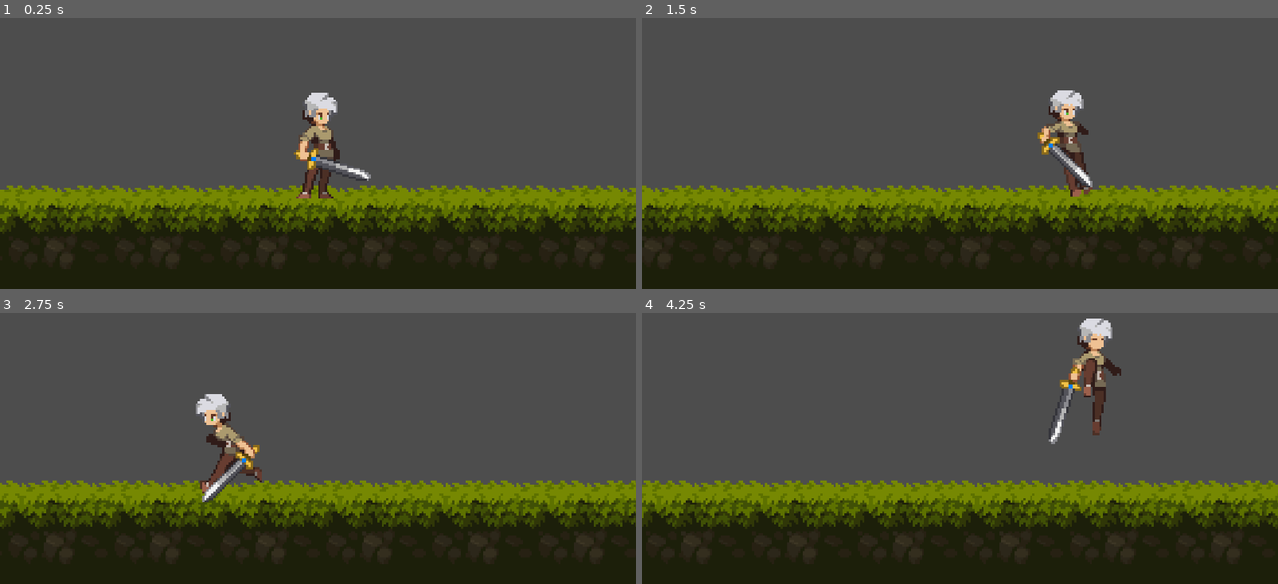
Above: before the commit, frames 1-4 (two rows, left to right).
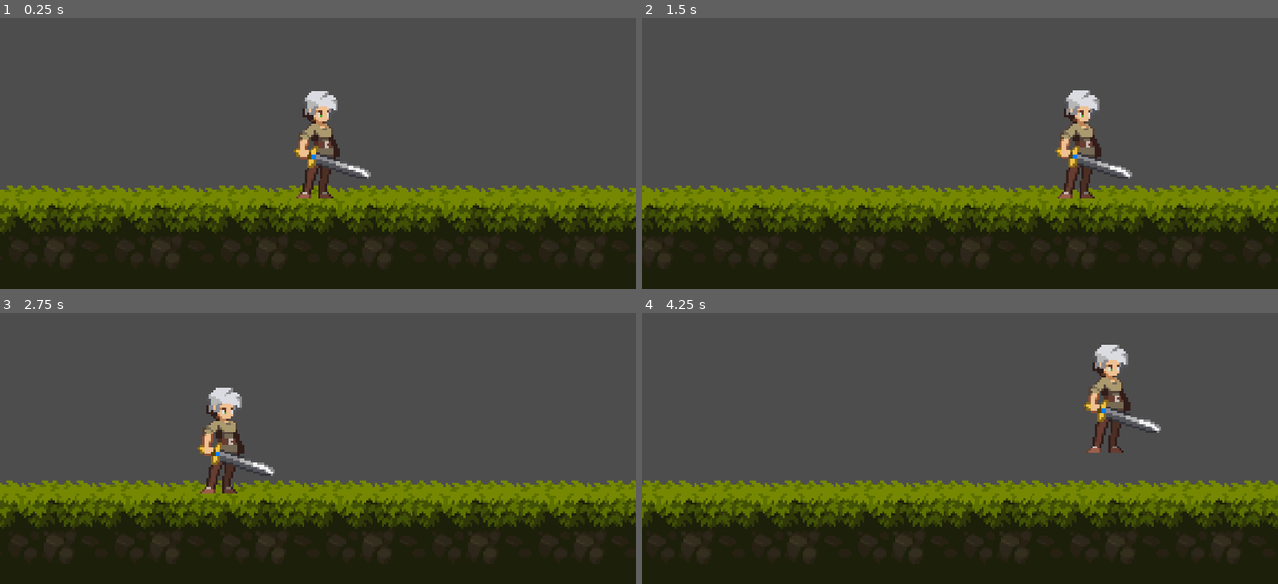
Above: after the commit, the same moments.

Repository: omkarshinde7613/Gloomwood-Gauntlet
Game: Godot game, scene res://levels/test_level.tscn
The game is run twice, just before and just after one commit, with the same random seed, the same clock (stepped at 60 frames per second) and the same inputs.
Inputs:
- Up to frame 1 (0.25 s): no input
- Up to frame 2 (1.5 s): tap Enter at 0.5 s; hold D (right) from 0.53 s (still down); tap Alt at 0.6 s; tap Space (jump) at 0.77 s; tap Shift at 1.35 s
- Up to frame 3 (2.75 s): tap Space (jump) at 1.52 s; release D (right) at 2.03 s; hold A (left) from 2.03 s (still down); tap Alt at 2.1 s
- Up to frame 4 (4.25 s): release A (left) at 2.78 s; hold D (right) from 2.78 s (still down); tap Shift at 2.85 s; tap Space (jump) at 3.02, 3.77 s; tap Alt at 3.6 s

The runs differ from the first frame. In frame 1, 0.9% of the frame differs, in the area x 46-59%, y 26-61%; in frame 2, 2.4%; in frame 3, 2.2%; in frame 4, 3.1%, in the area x 63-82%, y 2-52%.

Commit message:
working on state machine setup 2D platform Character

Diff:
--- a/Character/player.gd
+++ b/Character/player.gd
@@ -5,6 +5,8 @@
 @export var double_jump_velocity : float = -100
 
 @onready var animated_sprite : AnimatedSprite2D = $AnimatedSprite2D
+@onready var animation_tree : AnimationTree = $AnimationTree
+
 
 # Get the gravity from the project settings to be synced with RigidBody nodes.
 var gravity = ProjectSettings.get_setting("physics/2d/default_gravity")
@@ -12,6 +14,9 @@
 var animation_locked : bool = false
 var direction : Vector2 = Vector2.ZERO
 var was_in_air : bool = false
+
+func _ready():
+	animation_tree.active = true
 
 func _physics_process(delta):
 	# Add the gravity.
--- a/Character/player.tscn
+++ b/Character/player.tscn
@@ -296,10 +296,167 @@
 radius = 8.0
 height = 44.0
 
+[sub_resource type="Animation" id="Animation_tp31j"]
+resource_name = "idle"
+length = 0.4
+loop_mode = 1
+step = 0.1
+tracks/0/type = "value"
+tracks/0/imported = false
+tracks/0/enabled = true
+tracks/0/path = NodePath("Sprite2D:texture")
+tracks/0/interp = 1
+tracks/0/loop_wrap = true
+tracks/0/keys = {
+"times": PackedFloat32Array(0),
+"transitions": PackedFloat32Array(1),
+"update": 1,
+"values": [ExtResource("1_6ele1")]
+}
+tracks/1/type = "value"
+tracks/1/imported = false
+tracks/1/enabled = true
+tracks/1/path = NodePath("Sprite2D:hframes")
+tracks/1/interp = 1
+tracks/1/loop_wrap = true
+tracks/1/keys = {
+"times": PackedFloat32Array(0),
+"transitions": PackedFloat32Array(1),
+"update": 1,
+"values": [4]
+}
+tracks/2/type = "value"
+tracks/2/imported = false
+tracks/2/enabled = true
+tracks/2/path = NodePath("Sprite2D:frame")
+tracks/2/interp = 1
+tracks/2/loop_wrap = true
+tracks/2/keys = {
+"times": PackedFloat32Array(0, 0.1, 0.2, 0.3),
+"transitions": PackedFloat32Array(1, 1, 1, 1),
+"update": 1,
+"values": [0, 1, 2, 3]
+}
+
+[sub_resource type="Animation" id="Animation_cyipv"]
+length = 0.001
+tracks/0/type = "value"
+tracks/0/imported = false
+tracks/0/enabled = true
+tracks/0/path = NodePath("Sprite2D:texture")
+tracks/0/interp = 1
+tracks/0/loop_wrap = true
+tracks/0/keys = {
+"times": PackedFloat32Array(0),
+"transitions": PackedFloat32Array(1),
+"update": 1,
+"values": [null]
+}
+tracks/1/type = "value"
+tracks/1/imported = false
+tracks/1/enabled = true
+tracks/1/path = NodePath("Sprite2D:hframes")
+tracks/1/interp = 1
+tracks/1/loop_wrap = true
+tracks/1/keys = {
+"times": PackedFloat32Array(0),
+"transitions": PackedFloat32Array(1),
+"update": 1,
+"values": [1]
+}
+tracks/2/type = "value"
+tracks/2/imported = false
+tracks/2/enabled = true
+tracks/2/path = NodePath("Sprite2D:frame")
+tracks/2/interp = 1
+tracks/2/loop_wrap = true
+tracks/2/keys = {
+"times": PackedFloat32Array(0),
+"transitions": PackedFloat32Array(1),
+"update": 1,
+"values": [0]
+}
+
+[sub_resource type="Animation" id="Animation_76vsb"]
+resource_name = "run"
+length = 0.8
+loop_mode = 1
+step = 0.1
+tracks/0/type = "value"
+tracks/0/imported = false
+tracks/0/enabled = true
+tracks/0/path = NodePath("Sprite2D:texture")
+tracks/0/interp = 1
+tracks/0/loop_wrap = true
+tracks/0/keys = {
+"times": PackedFloat32Array(0),
+"transitions": PackedFloat32Array(1),
+"update": 1,
+"values": [ExtResource("6_crn8y")]
+}
+tracks/1/type = "value"
+tracks/1/imported = false
+tracks/1/enabled = true
+tracks/1/path = NodePath("Sprite2D:hframes")
+tracks/1/interp = 1
+tracks/1/loop_wrap = true
+tracks/1/keys = {
+"times": PackedFloat32Array(0),
+"transitions": PackedFloat32Array(1),
+"update": 1,
+"values": [8]
+}
+tracks/2/type = "value"
+tracks/2/imported = false
+tracks/2/enabled = true
+tracks/2/path = NodePath("Sprite2D:frame")
+tracks/2/interp = 1
+tracks/2/loop_wrap = true
+tracks/2/keys = {
+"times": PackedFloat32Array(0, 0.1, 0.2, 0.3, 0.4, 0.5, 0.6, 0.7),
+"transitions": PackedFloat32Array(1, 1, 1, 1, 1, 1, 1, 1),
+"update": 1,
+"values": [0, 1, 2, 3, 4, 5, 6, 7]
+}
+
+[sub_resource type="AnimationLibrary" id="AnimationLibrary_crn8y"]
+_data = {
+&"RESET": SubResource("Animation_cyipv"),
+&"idle": SubResource("Animation_tp31j"),
+&"run": SubResource("Animation_76vsb")
+}
+
+[sub_resource type="AnimationNodeAnimation" id="AnimationNodeAnimation_8qfpo"]
+animation = &"idle"
+
+[sub_resource type="AnimationNodeAnimation" id="AnimationNodeAnimation_ur0x2"]
+animation = &"run"
+
+[sub_resource type="AnimationNodeAnimation" id="AnimationNodeAnimation_xaqyh"]
+animation = &"run"
+
+[sub_resource type="AnimationNodeBlendSpace1D" id="AnimationNodeBlendSpace1D_13163"]
+blend_point_0/node = SubResource("AnimationNodeAnimation_8qfpo")
+blend_point_0/pos = 0.0
+blend_point_1/node = SubResource("AnimationNodeAnimation_ur0x2")
+blend_point_1/pos = 1.0
+blend_point_2/node = SubResource("AnimationNodeAnimation_xaqyh")
+blend_point_2/pos = -1.0
+blend_mode = 1
+
+[sub_resource type="AnimationNodeStateMachineTransition" id="AnimationNodeStateMachineTransition_m6p0u"]
+advance_mode = 2
+
+[sub_resource type="AnimationNodeStateMachine" id="AnimationNodeStateMachine_xj0yq"]
+states/Move/node = SubResource("AnimationNodeBlendSpace1D_13163")
+states/Move/position = Vector2(380, 100)
+transitions = ["Start", "Move", SubResource("AnimationNodeStateMachineTransition_m6p0u")]
+
 [node name="Player" type="CharacterBody2D"]
 script = ExtResource("1_3c51y")
 
 [node name="AnimatedSprite2D" type="AnimatedSprite2D" parent="."]
+visible = false
 position = Vector2(-32, -40)
 sprite_frames = SubResource("SpriteFrames_iaers")
 animation = &"idle"
@@ -310,4 +467,16 @@
 position = Vector2(0, 2)
 shape = SubResource("CapsuleShape2D_bfpf6")
 
+[node name="Sprite2D" type="Sprite2D" parent="."]
+
+[node name="AnimationPlayer" type="AnimationPlayer" parent="."]
+libraries = {
+&"": SubResource("AnimationLibrary_crn8y")
+}
+
+[node name="AnimationTree" type="AnimationTree" parent="."]
+tree_root = SubResource("AnimationNodeStateMachine_xj0yq")
+anim_player = NodePath("../AnimationPlayer")
+parameters/Move/blend_position = 0.025
+
 [connection signal="animation_finished" from="AnimatedSprite2D" to="." method="_on_animated_sprite_2d_animation_finished"]
Not shown: 1 places in Character/player.tscn that only renumber resources
